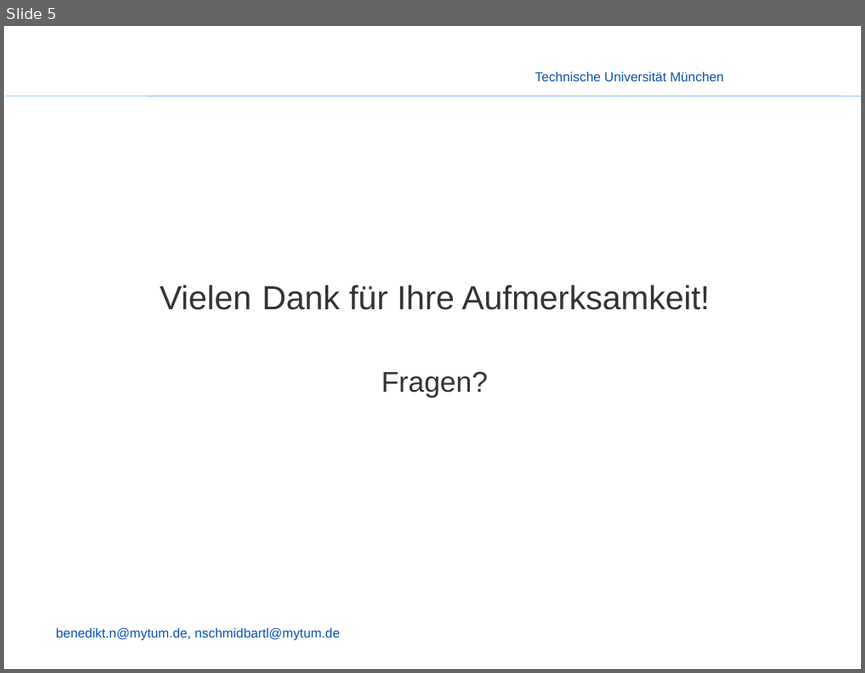
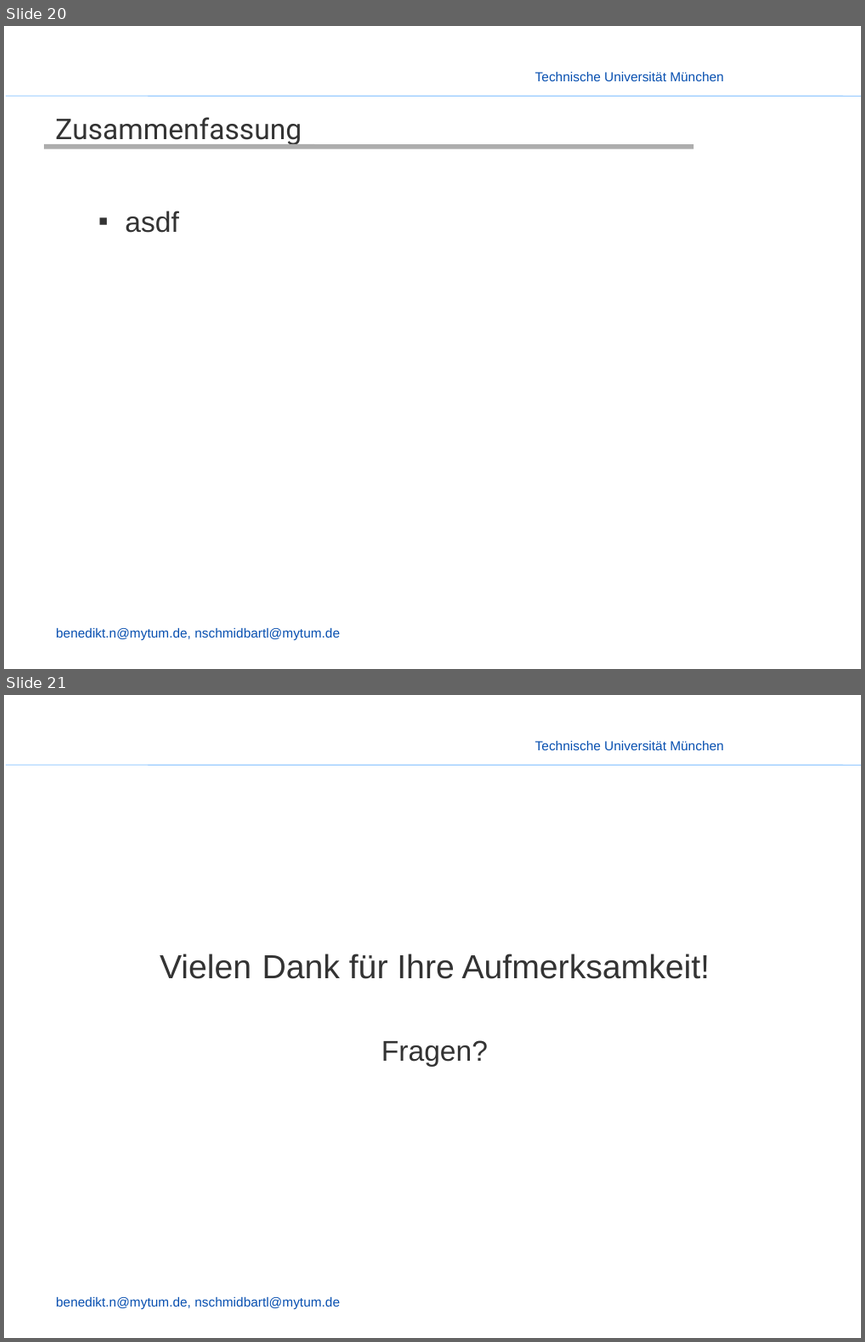
Before and after one commit to enjayes/logistikapp, a slide deck: Präsentation/Presentation - Nobbi.pptx. Shown one above the other, each under a label of ours: slide 5 before the commit, slides 20 and 21 after it. The pictures are 865x673 and 865x1342 pixels, drawn with LibreOffice and Linux fonts; fonts in the diff are those of the drawing; background and template pictures are left out. Boxes give left, top, right and bottom in pixels: in the first picture for what was removed or moved away, otherwise in the second. Text is boxed around its words. In the diff, an @@ line names an element or a change of style, - is before the commit and + after.

```diff
--- a/Präsentation/Presentation - Nobbi.pptx
+++ b/Präsentation/Presentation - Nobbi.pptx
@@ slide 20 added at [4, 26, 861, 669], background picture (left out); not listed: 3 template elements that a slide beside it also shows @@
@@ title added at [55, 117, 302, 146], 24 pt, text #333333 @@
+  Zusammenfassung
@@ line added from (44, 147) to (693, 147), #ADADAD 4 pt @@
@@ text added at [125, 210, 178, 233], 24 pt, text #333333 @@
+  ▪ asdf
@@ what was slide 5 is now slide 21 @@
```
Also in this commit, not shown: 1 slide changed, 16 other slides added, 1 slide removed, 1 other file.
